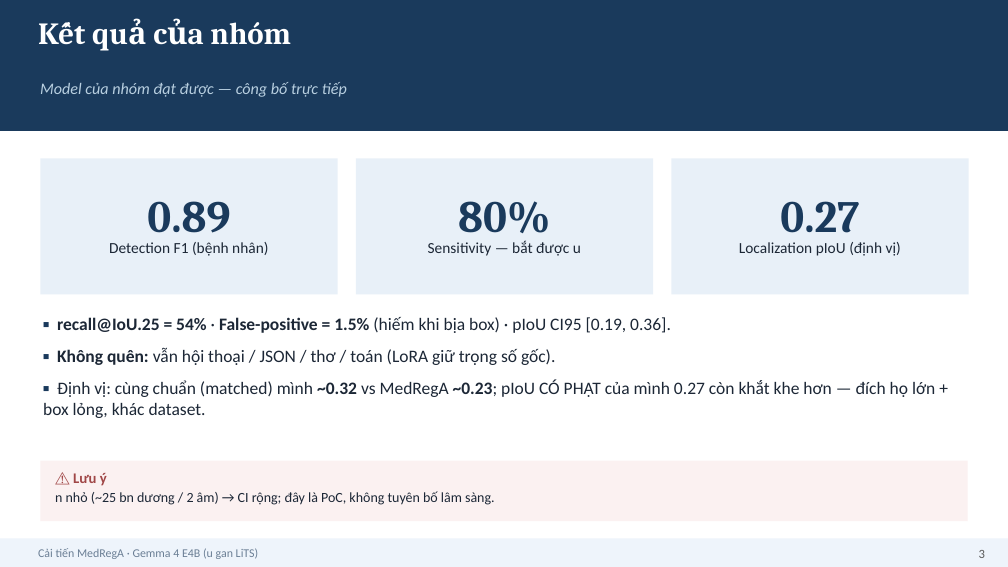
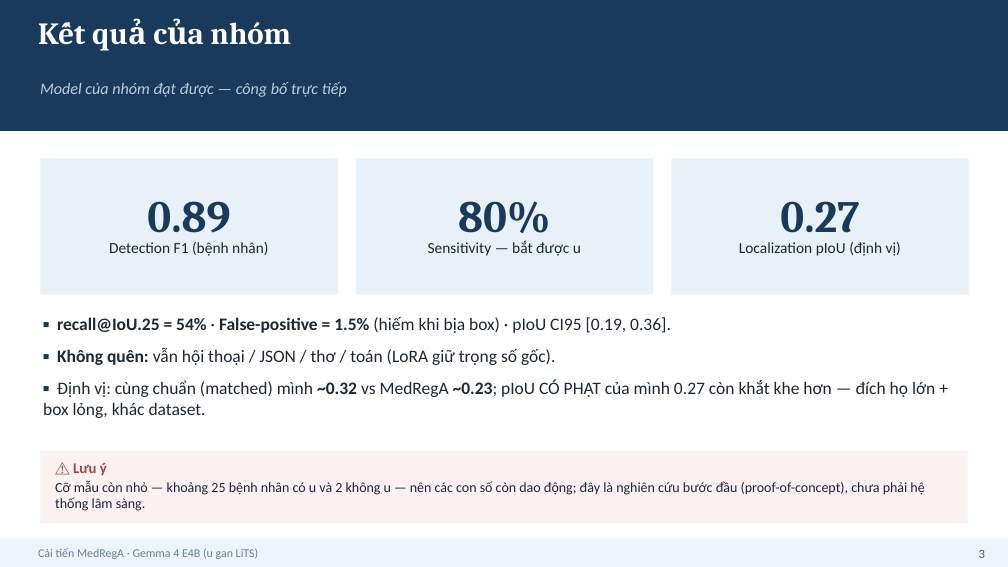
Before and after one commit to HatDuaa/medrega-liver-seminar, a slide deck: slide 3 of seminar/cai_tien/slides_5min_VN.pptx. Drawn at 1008x567 pixels with LibreOffice and Linux fonts; fonts in the diff are those of the drawing. Boxes give left, top, right and bottom in pixels: in the first picture for what was removed or moved away, otherwise in the second. Text is boxed around its words. In the diff, an @@ line names an element or a change of style, - is before the commit and + after.

```diff
--- a/seminar/cai_tien/slides_5min_VN.pptx
+++ b/seminar/cai_tien/slides_5min_VN.pptx
@@ rectangle: place and size @@
-rectangle at bbox=[40, 461, 968, 521]
+rectangle at bbox=[40, 451, 968, 523]
@@ text "⚠ Lưu ý": place and size @@
-text "⚠ Lưu ý" at bbox=[55, 473, 495, 505]
+text "⚠ Lưu ý" at bbox=[55, 463, 924, 511]
@@ text at bbox=[55, 480, 924, 511]: text changed @@
-n nhỏ (~25 bn dương / 2 âm) → CI rộng; đây là PoC, không tuyên bố lâm sàng.
+Cỡ mẫu còn nhỏ — khoảng 25 bệnh nhân có u và 2 không u — nên các con số còn dao động; đây là nghiên cứu bước đầu (proof-of-concept), chưa phải hệ thống lâm sàng.
```
Also in this commit, not shown: 2 other files.
